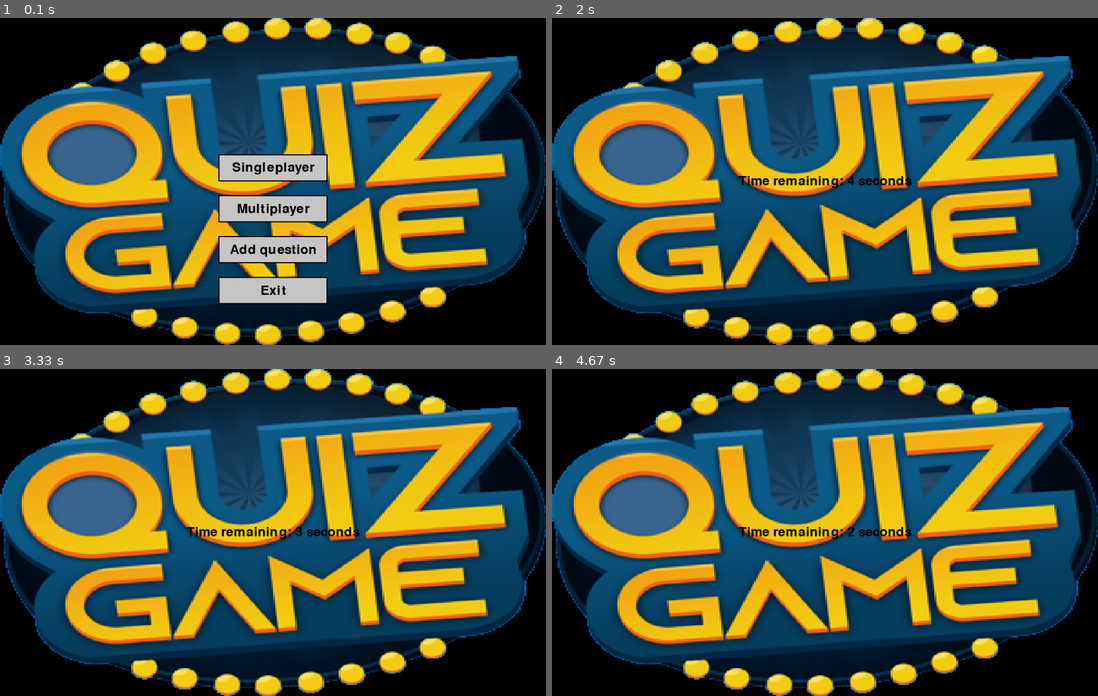
Above: before the commit, frames 1-4 (two rows, left to right).
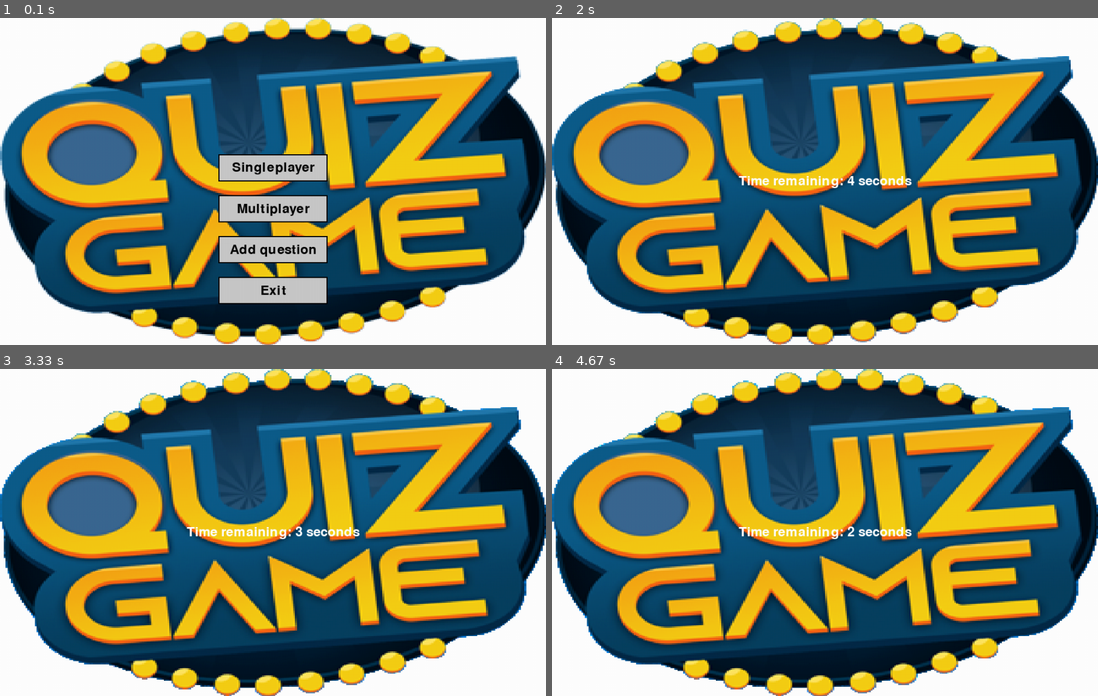
Above: after the commit, the same moments.

Repository: DobromirNPeev/Python-project
Game: pygame game, started from import pygame.py
Same seed, same stepped clock (60 frames per second), same inputs: the game is played once before the commit and once after it.
Inputs (mouse positions are in pixels of both pictures, inside the frame that each line leads up to):
- Up to frame 1 (0.1 s): no input
- Up to frame 2 (2 s): click "Singleplayer" at 0.38 s; click (825, 201) at 0.72 s; click "Singleplayer" at 1.05 s; click "Start" at 1.88 s
- Up to frame 3 (3.33 s): no input
- Up to frame 4 (4.67 s): no input

The runs differ from the first frame. In frame 1, 24% of the frame differs, in the area x 0-100%, y 0-100%; in frame 2, 23%; in frame 3, 23%; in frame 4, 23%.

Commit message:
Round one done

Diff:
--- a/MainMenu.py
+++ b/MainMenu.py
@@ -1,18 +1,15 @@
 import pygame
 from Button import Button
 from Round import FirstRound
+from User import User
+
+WHITE = (255, 255, 255)
 
 def getMidPoint(x,y,x1,y1):
         return [(x + x1) / 2.0,(y + y1) / 2.0]
 
-def generate_screen():
-    return PreGameScreen()
-
-def generate_menu():
-    return MainMenu()
-
 class MainMenu:
-    def __init__(self):
+    def __init__(self,user):
         pygame.init()
         self.result=0
         screen_width, screen_height = 1000, 600
@@ -21,21 +18,26 @@
         self.background = pygame.transform.scale(self.background, (screen_width, screen_height))
         pygame.display.set_caption("Pygame Screen Example")
         midPoint=getMidPoint(0,0,800,600)
-        self.singleplayer = Button(midPoint[0],midPoint[1]-50,200,50,"Singleplayer",lambda : generate_screen())
+        self.singleplayer = Button(midPoint[0],midPoint[1]-50,200,50,"Singleplayer",lambda : self.generate_screen())
         multiplayer = Button(midPoint[0],midPoint[1]+25,200,50,"Multiplayer",lambda : print("OK1"))
         add_quesiton = Button(midPoint[0],midPoint[1]+100,200,50,"Add question",lambda : print("OK2"))
         exit = Button(midPoint[0],midPoint[1]+175,200,50,"Exit",lambda : pygame.quit())
         self.buttons=[self.singleplayer,multiplayer,add_quesiton,exit]
+        self.user = user
+
+    def generate_screen(self):
+        return PreGameScreen(self.user)
 
     def render(self, screen):
         # Draw background
+        self.screen.fill(WHITE)
         screen.blit(self.background, (0, 0))
 
         for button in self.buttons:
             button.draw(screen)
 
 class PreGameScreen:
-    def __init__(self):
+    def __init__(self,user):
         self.screen_width, self.screen_height = 1000, 600
         self.screen = pygame.display.set_mode((self.screen_width, self.screen_height))
         self.background = pygame.image.load("D:/Python project/logo_www-k9vmwvd2.png")
@@ -44,8 +46,13 @@
         self.screen=pygame.display.set_mode((self.screen_width, self.screen_height))
         midPoint=getMidPoint(0,0,800,600)
         self.start = Button(midPoint[0],midPoint[1]-50,200,50,"Start",lambda : self.start_game())
-        self.go_back = Button(midPoint[0],midPoint[1]+25,200,50,"Go back",lambda : generate_menu())
+        self.go_back = Button(midPoint[0],midPoint[1]+25,200,50,"Go back",lambda : self.generate_menu())
         self.buttons=[self.start,self.go_back]
+        self.user = user
+
+
+    def generate_menu(self):
+        return MainMenu(self.user)
 
     def start_game(self):
         clock = pygame.time.Clock()
@@ -64,14 +71,15 @@
             if remaining_seconds<=0:
                 break
             self.screen.blit(self.background, (0, 0))
-            timer_text = font.render(f"Time remaining: {remaining_seconds} seconds", True, (0, 0, 0))
+            timer_text = font.render(f"Time remaining: {remaining_seconds} seconds", True, (255, 255, 255))
             timer_rect = timer_text.get_rect(center=(self.screen_width // 2, self.screen_height // 2))
             self.screen.blit(timer_text, timer_rect)
             pygame.display.flip()
-        return FirstRound()
+        return FirstRound(self.user)
 
     def render(self, screen):
         # Draw background
+        self.screen.fill(WHITE)
         screen.blit(self.background, (0, 0))
         self.start.draw(screen)
         self.go_back.draw(screen)
--- a/Round.py
+++ b/Round.py
@@ -3,6 +3,8 @@
 import json
 import random
 import copy
+
+WHITE = (255, 255, 255)
 
 
 def getMidPoint(x,y,x1,y1):
@@ -23,7 +25,8 @@
         return questions.pop(random_index)
 
 class FirstRound(Round):
-    def __init__(self):
+
+    def __init__(self,user):
         super().__init__("D:/Python project/firstround.json")
         self.font = pygame.font.Font(None, 36)
         self.screen_width, self.screen_height = 1000, 600
@@ -34,20 +37,43 @@
         self.screen=pygame.display.set_mode((self.screen_width, self.screen_height))
         self.midPoint=getMidPoint(0,0,800,600)
         self.copy_questions=copy.deepcopy(self.loaded_data)
+        self.user = user
+
+    @staticmethod
+    def is_correct(answer,correct_answer):
+        return answer==correct_answer
 
     def render(self,screen):
         for i in range(0,10):
             random_question=self.choose_random_question(self.loaded_data)
 
-            question_text = Button(self.midPoint[0],self.midPoint[1]-50,1000,50,random_question['question'],lambda: None)
-            choices_text = ''.join([f"{j + 1}. {choice}" for j, choice in enumerate(random_question['choices'])])
-            text = f"{question_text}\n\n{choices_text}"
-
+            correct_answer = random_question["correct_answer"]
+            question_text = Button(self.midPoint[0]-250,self.midPoint[1]-150,750,50,random_question['question'],lambda: None)
+            choices_A = Button(self.midPoint[0]-350,self.midPoint[1]-75,450,50,f"A) {random_question['choices'][0]}",lambda: self.is_correct(random_question['choices'][0],correct_answer))
+            choices_B = Button(self.midPoint[0]+125,self.midPoint[1]-75,450,50,f"B) {random_question['choices'][1]}",lambda: self.is_correct(random_question['choices'][1],correct_answer))
+            choices_C = Button(self.midPoint[0]-350,self.midPoint[1],450,50,f"C) {random_question['choices'][2]}",lambda: self.is_correct(random_question['choices'][2],correct_answer))
+            choices_D = Button(self.midPoint[0]+125,self.midPoint[1],450,50,f"D) {random_question['choices'][3]}",lambda: self.is_correct(random_question['choices'][3],correct_answer))
+            #chr(j + ord('A')
+            choices_buttons=[choices_A,choices_B,choices_C,choices_D]
             clock = pygame.time.Clock()
             timer_duration = 5000
             elapsed_time = 0
             font = pygame.font.Font(None, 36)
             while True:
+                events = pygame.event.get()
+
+                found_answer = False
+                for event in events:
+                    if event.type == pygame.QUIT:
+                        pygame.quit()
+                    for button in choices_buttons:
+                        if event.button == 1:
+                            found_answer = button.handle_event(event)
+
+                if found_answer:
+                    self.user.correct_answer(1)
+                    print(self.user.points)
+                    break
                 dt = clock.tick(60)  # Adjust the argument based on your desired frame rate
                 elapsed_time += dt
 
@@ -60,4 +86,11 @@
                     break
                 self.screen.blit(self.background, (0, 0))
                 question_text.draw(self.screen)
+                choices_A.draw(self.screen)
+                choices_B.draw(self.screen)
+                choices_C.draw(self.screen)
+                choices_D.draw(self.screen)
+                timer_text = font.render(f"Time remaining: {remaining_seconds} seconds", True, WHITE)
+                timer_rect = timer_text.get_rect(center=(self.screen_width // 2, self.screen_height // 2+200))
+                self.screen.blit(timer_text, timer_rect)
                 pygame.display.flip()
--- /dev/null
+++ b/User.py
@@ -0,0 +1,7 @@
+
+class User:
+    def __init__(self):
+        self.points=0
+
+    def correct_answer(self,num):
+        self.points+=num
--- a/import pygame.py
+++ b/import pygame.py
@@ -1,10 +1,13 @@
 import pygame
 from MainMenu import MainMenu, PreGameScreen
 from Round import FirstRound
+from User import User
 
 WHITE = (255, 255, 255)
 
-main_menu=MainMenu()
+user = User()
+
+main_menu=MainMenu(user)
 
 pygame.init()
 font = pygame.font.Font(None, 36)
